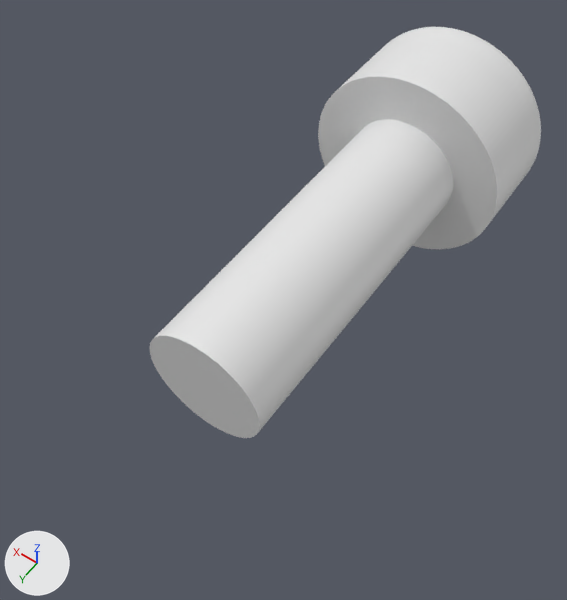
A saved change to the glTF model web/assets/models/screw.glb.
The view is the same before and after, from a camera (50 mm lens) standing at (-5.45, 12.18, 12.0) and looking at (0.14, 4.35, -0.32). The axes (+X, +Y, +Z) are drawn at lower left. The lights are the same throughout. The first picture is the older version. Where no turn or scale is listed for an object, it has been applied to the vertices.

Names of what the first picture shows: 'tmpevrk3fb7.stl'.
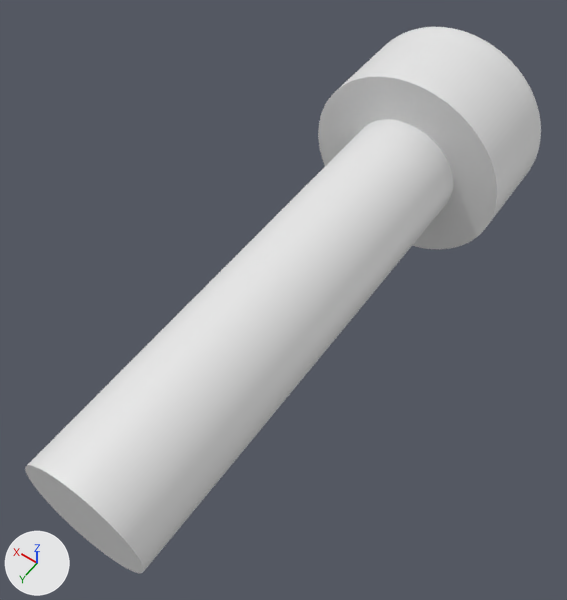
What differs and where, as boxes [x1, y1, x2, y2] in the pictures (567 x 600 px; the box of a moved part takes in the faces that stretch with it):
'tmpevrk3fb7.stl', reshaped (32% wider, 33% taller): before [150, 27, 541, 438]; after [25, 27, 541, 573]
part 1 of me_tmpevrk3fb7_stl, moved or reshaped: before [150, 333, 259, 438]; after [25, 333, 259, 573]

What the commit changed:
me_tmpevrk3fb7_stl is used by ob_tmpevrk3fb7_stl; location (0.0, 0.0, 0.0).
me_tmpevrk3fb7_stl had 3267 vertices, 6526 faces and spanned x -2.25..2.25, y -2.5..7.0, z -2.25..2.25.
me_tmpevrk3fb7_stl now has 3267 vertices, 6526 faces and spans x -2.25..2.25, y -2.5..10.0, z -2.25..2.25.
me_tmpevrk3fb7_stl part 1: all 105 vertices in x -1.25..1.25, y 7.0, z -1.25..1.25 are moved by (0.0, 3.0, 0.0).
